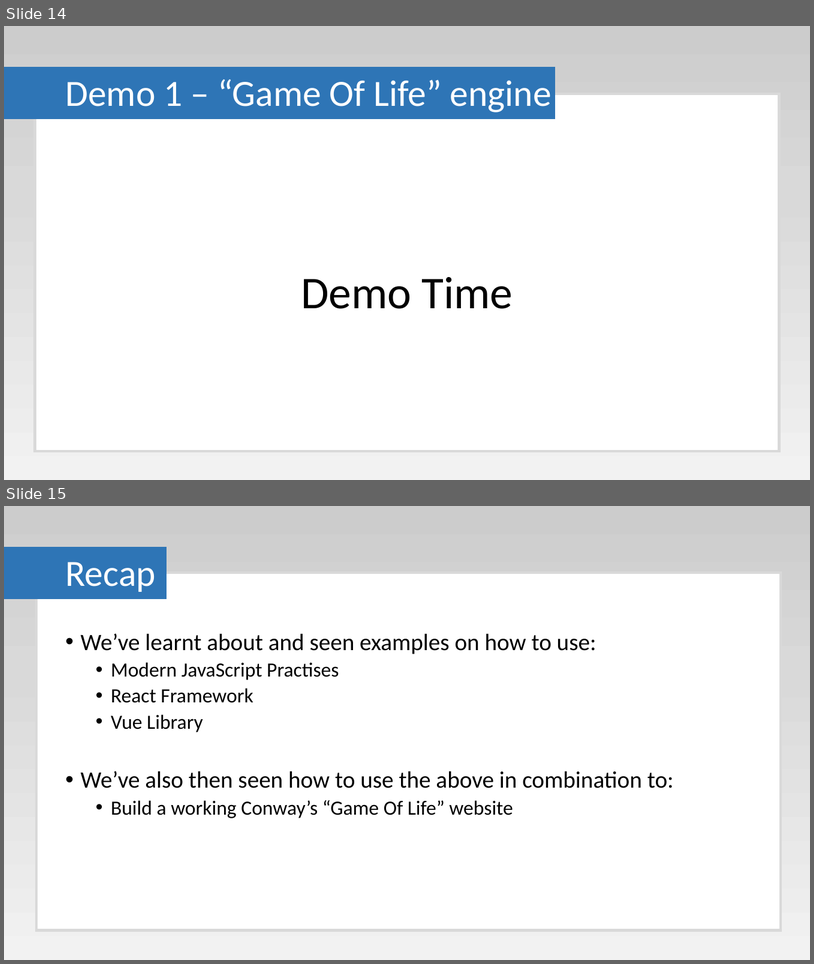
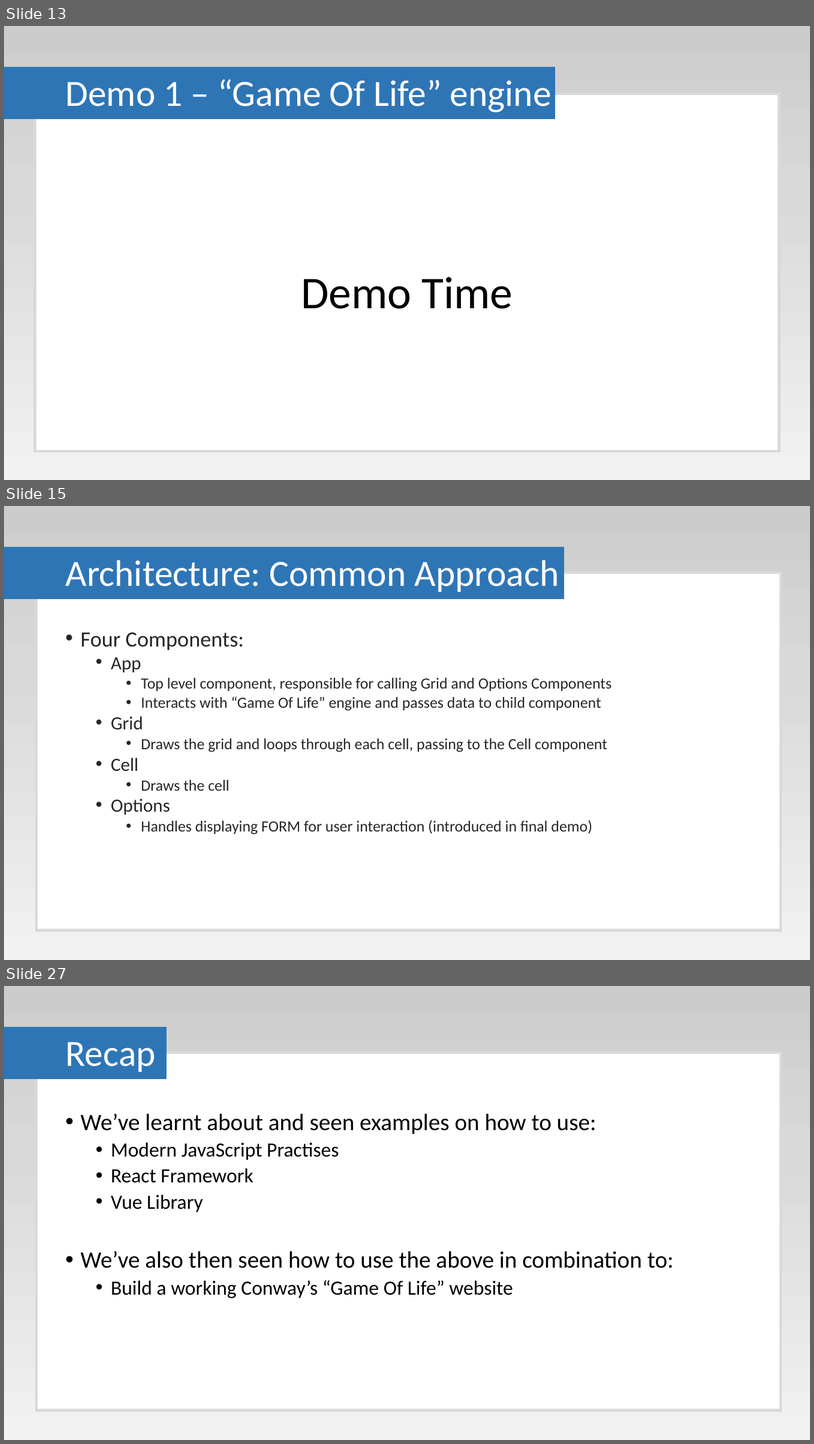
Before and after one commit to Paul-Hadfield/GameOfLife-Talk, a slide deck: Game Of Life Presentation.pptx. Shown one above the other, each under a label of ours: slides 14 and 15 before the commit, slides 13, 15 and 27 after it; the slides between them are not shown. The pictures are 814x964 and 814x1444 pixels, drawn with LibreOffice and Linux fonts; fonts in the diff are those of the drawing. Boxes give left, top, right and bottom in pixels: in the first picture for what was removed or moved away, otherwise in the second. Text is boxed around its words. In the diff, an @@ line names an element or a change of style, - is before the commit and + after.

```diff
--- a/Game Of Life Presentation.pptx
+++ b/Game Of Life Presentation.pptx
@@ slide 15 added at (4,506,810,960), background gradient #CCCCCC to #D9D9D9 to #F2F2F2 @@
@@ rectangle added at (4,547,564,598), fill #2E75B6, outline #2E75B6 1 pt @@
@@ rectangle added at (36,573,782,930), fill #FFFFFF, outline #D9D9D9 3 pt @@
@@ title added at (65,560,560,592), 44 pt, text #FFFFFF @@
+Architecture: Common Approach
@@ text added at (81,632,612,834), 18.5 pt, text #262626 @@
+• Four Components:
+  • App
+    • Top level component, responsible for calling Grid and Options Components
+    • Interacts with “Game Of Life” engine and passes data to child component
+  • Grid
+    • Draws the grid and loops through each cell, passing to the Cell component
+  • Cell
+    • Draws the cell
+  • Options
+    • Handles displaying FORM for user interaction (introduced in final demo)
@@ what was slide 14 is now slide 13 @@
@@ what was slide 15 is now slide 27 @@
```
Also in this commit, not shown: 2 slides changed, 11 other slides added.
